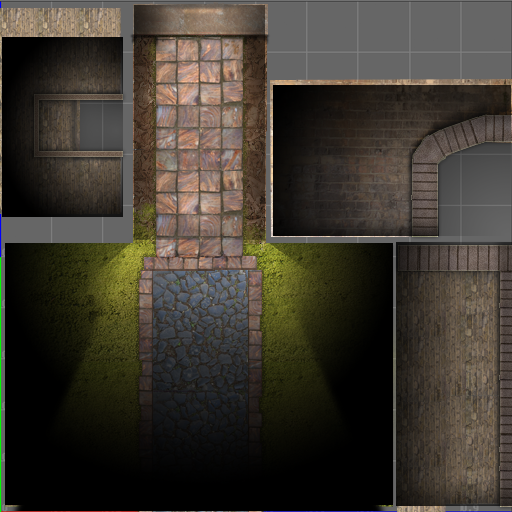
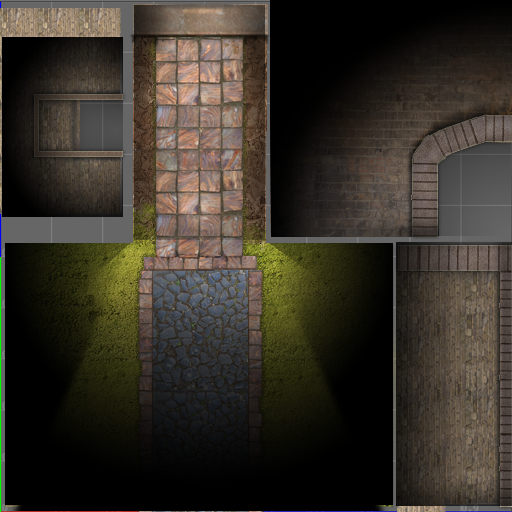
Two versions of the same layered image (w=512, h=512). Layer-by-layer changes:
painted on "Layer 2" over bbox(270, 0, 512, 237)
painted on "Layer 5" over bbox(270, 0, 512, 122)
